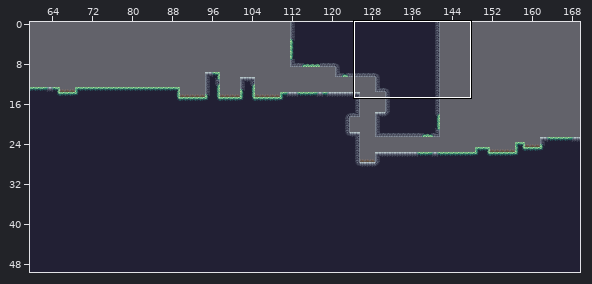
Tiled map: citm_desvj_project_template-L08/Output/Assets/Maps/sixteen.tmx. The picture above shows the old version from afar; the outline marks the close-up.
Close-up. First the earlier version:
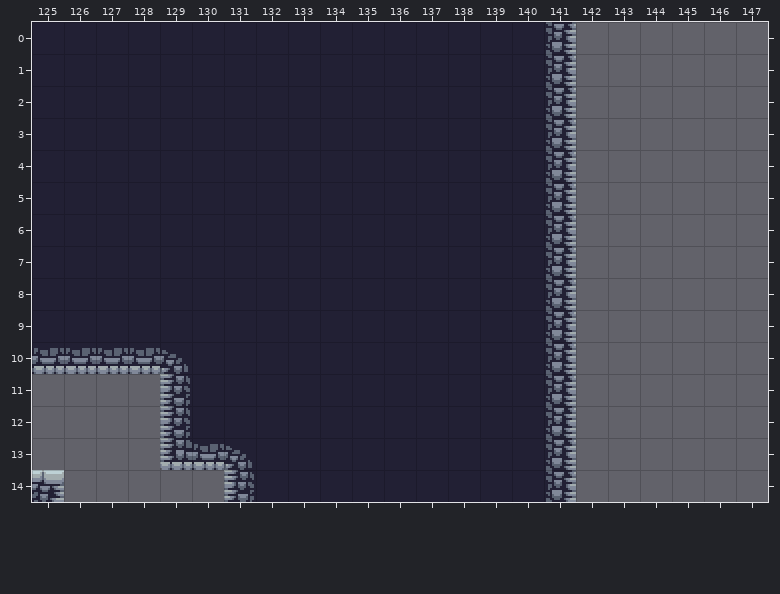
Cells are 16x16 px. Shown: x 125..147, y 0..14. Not drawn, because the pictures are missing: unchanged layers "parallax2", "parallax3", "parallax4".
The same view after the edit:
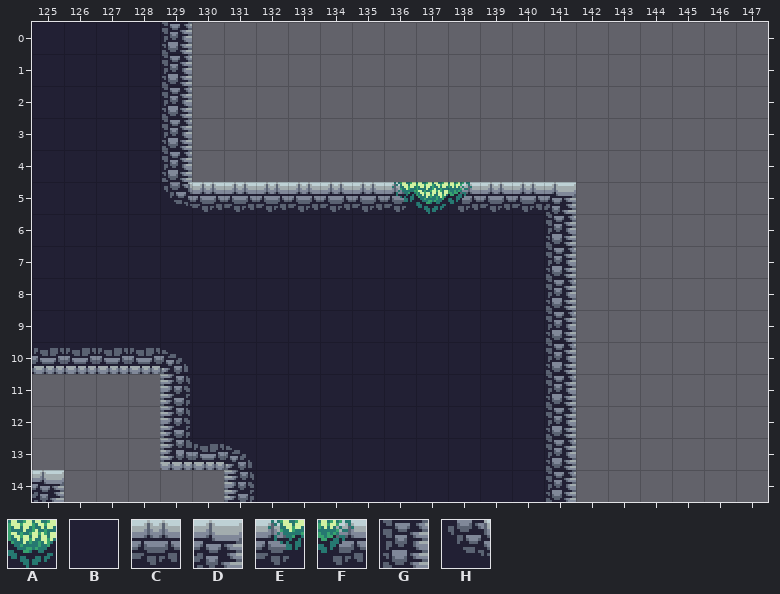
Key: from "GD-tileset16": A 7, B 14, C 40, D 41, E 47, F 48, G 54, H 55.
_ is an empty cell.
From old to new:
Layer "terrain":
y 0..4: x 129..141 BBBBBBBBBBBBG -> G____________
y 5: x 129..141 BBBBBBBBBBBBG -> HCCCCCCEAFCCD
Changed places in both close-ups, as pixel boxes (x1, y1, x2, y2):
changed: (162, 22, 576, 214)
